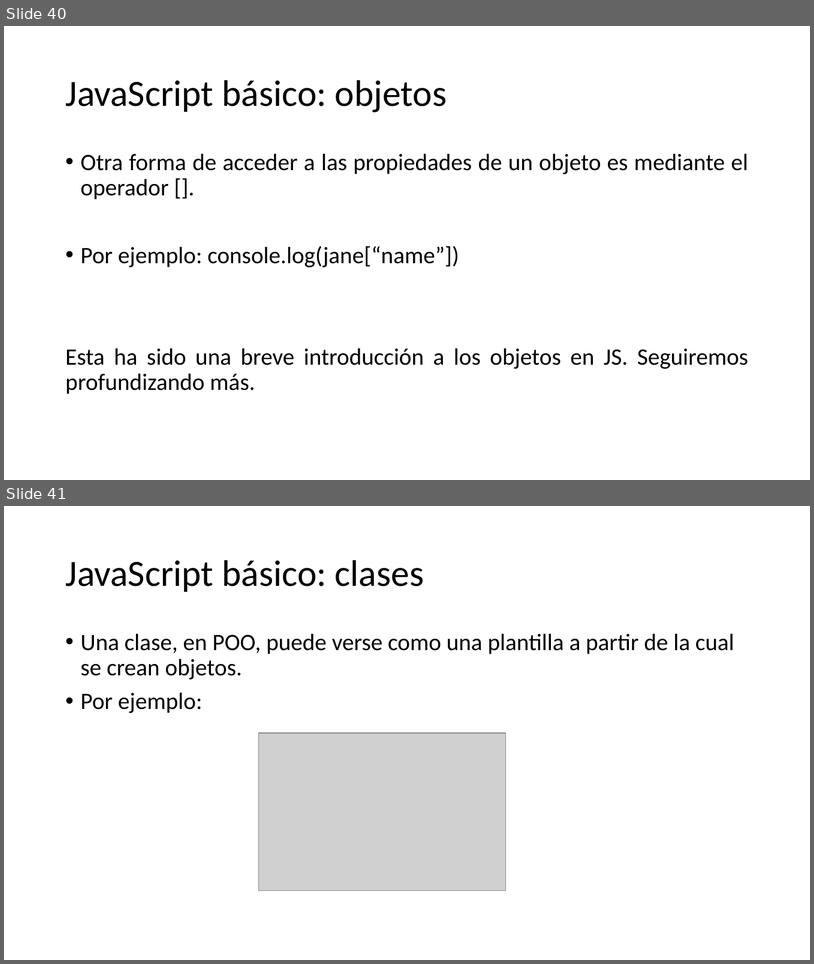
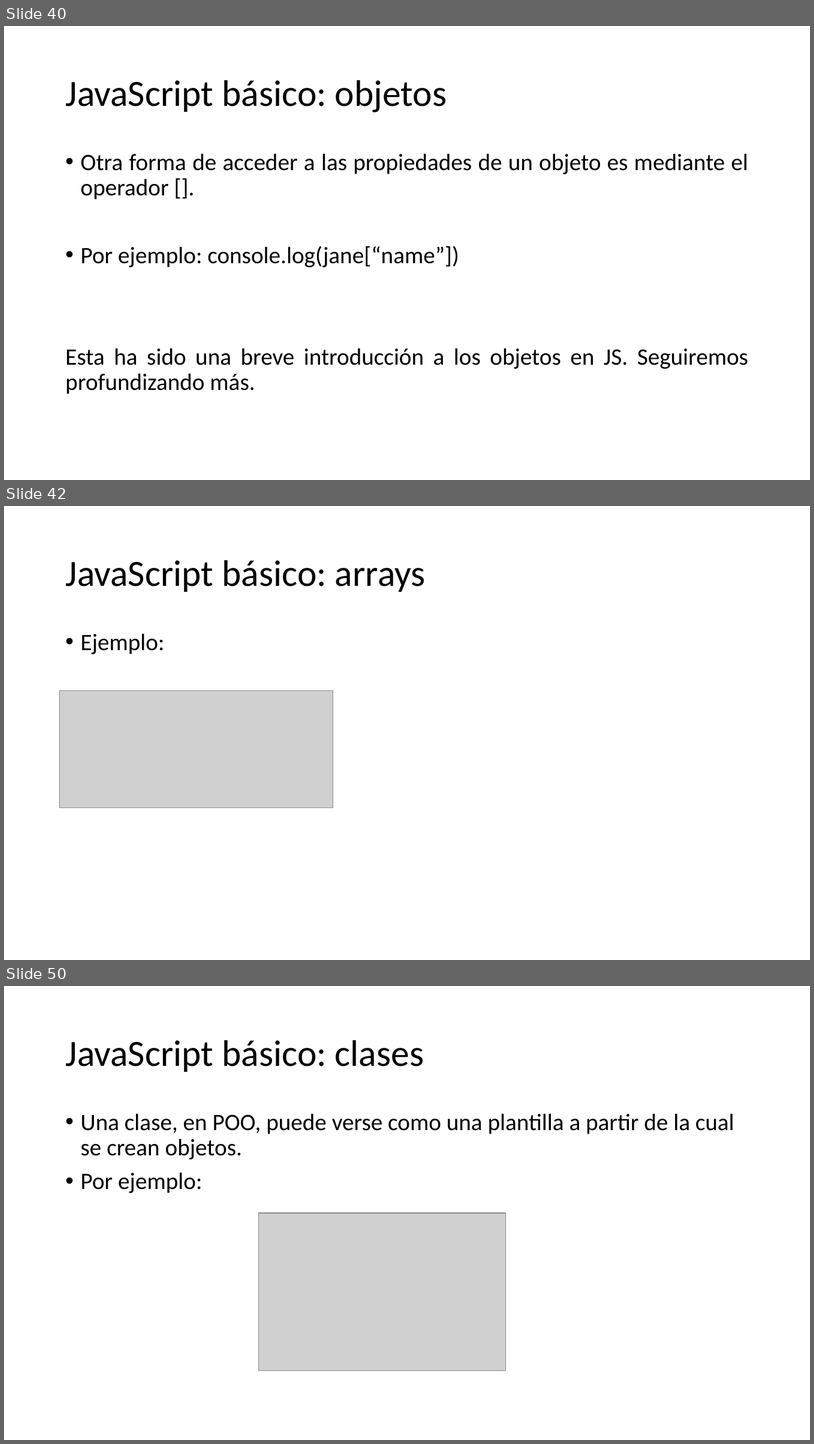
Before and after one commit to SarutobiKonohamaru/js_full_course, a slide deck: Presentacion.pptx. Shown one above the other, each under a label of ours: slides 40 and 41 before the commit, slides 40, 42 and 50 after it; the slides between them are not shown. The pictures are 814x964 and 814x1444 pixels, drawn with LibreOffice and Linux fonts; fonts in the diff are those of the drawing; grey boxes stand for pictures. Boxes give left, top, right and bottom in pixels: in the first picture for what was removed or moved away, otherwise in the second. Text is boxed around its words. In the diff, an @@ line names an element or a change of style, - is before the commit and + after.

Commit message:
Add arrays section

```diff
--- a/Presentacion.pptx
+++ b/Presentacion.pptx
@@ slide 42 added at [4, 506, 810, 960], background #FFFFFF @@
@@ title added at [65, 560, 426, 592], 44 pt, text #000000 @@
+JavaScript básico: arrays
@@ text added at [81, 633, 165, 654], 28 pt, text #000000 @@
+• Ejemplo:
@@ picture added at [60, 691, 333, 807] @@
@@ what was slide 41 is now slide 50 @@
```
Also in this commit, not shown: 9 other slides added.
